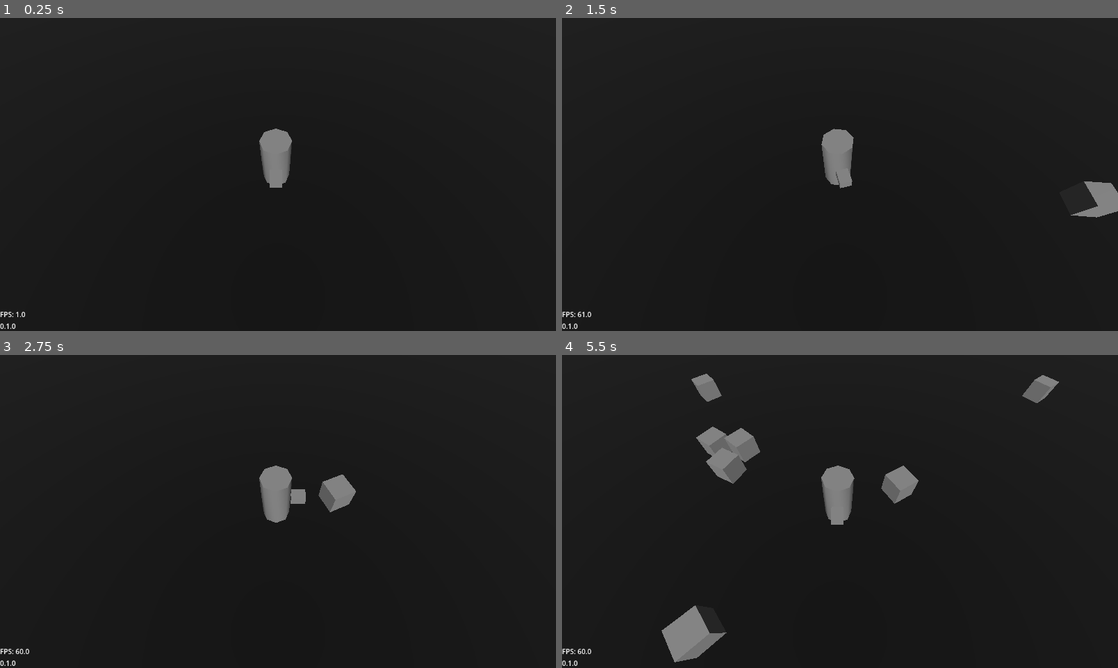
Above: before the commit, frames 1-4 (two rows, left to right).
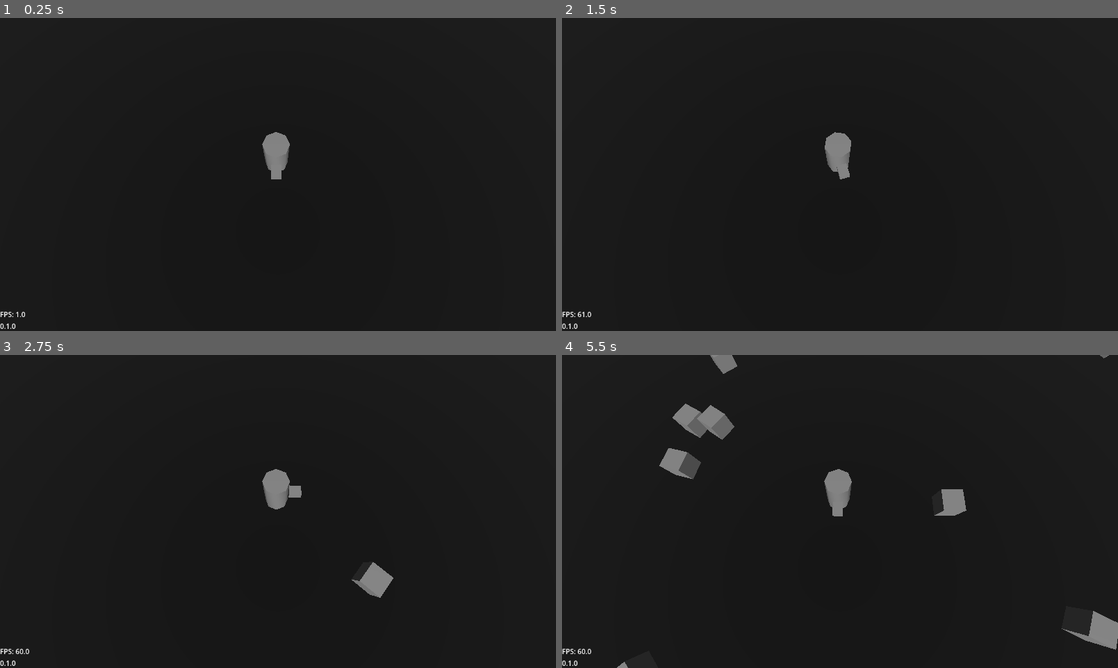
Above: after the commit, the same moments.

Repository: Grey-B/toy-defenders
Game: Godot game, scene res://src/core/main_game/main_game.tscn
Two runs of this game, one before a commit and one after it. Both use one fixed random seed, a clock stepped at 60 frames per second and the inputs below.
Inputs:
- Up to frame 1 (0.25 s): no input
- Up to frame 2 (1.5 s): tap Enter at 0.5 s; hold D (move_right) 0.53-1.28 s; tap I at 0.6, 1.35 s; hold S (move_down) from 1.28 s (still down)
- Up to frame 3 (2.75 s): release S (move_down) at 2.03 s; hold D (move_right) from 2.03 s (still down); tap I at 2.1 s
- Up to frame 4 (5.5 s): release D (move_right) at 2.78 s; hold W (move_up) 2.78-3.53 s; tap I every 0.75 s from 2.85 to 5.1 s; hold A (move_left) 3.53-5.03 s; hold S (move_down) from 5.03 s (still down)

The runs differ from the first frame. In frame 1, 0.4% of the frame differs, in the area x 46-53%, y 35-55%; in frame 2, 0.9%; in frame 3, 1.4%; in frame 4, 5.9%, in the area x 9-100%, y 0-100%.

Commit message:
MainGame now grabs focus, also pulled camera back

Diff:
--- a/src/core/main_game/main_game.gd
+++ b/src/core/main_game/main_game.gd
@@ -18,6 +18,7 @@
 
 
 func _ready() -> void:
+	get_window().grab_focus.call_deferred()
 	init_player()
 	load_level(TEST_LEVEL_1_UID)
 
--- a/src/gameplay/player/player.tscn
+++ b/src/gameplay/player/player.tscn
@@ -9,7 +9,7 @@
 [sub_resource type="Curve3D" id="Curve3D_kh5p4"]
 closed = true
 _data = {
-"points": PackedVector3Array(0, 0, 0, 0, 0, 0, -8.940706, 0.00012207031, 7.4117084, 0, 0, 0, 0, 0, 0, 9.527485, 0.00012207031, 7.098688, 0, 0, 0, 0, 0, 0, 23.693205, 0.00012207031, -16.07169, 0, 0, 0, 0, 0, 0, -24.61646, 0.00012207031, -15.8719635),
+"points": PackedVector3Array(0, 0, 0, 0, 0, 0, -12.940706, 0.00012207031, 10.411709, 0, 0, 0, 0, 0, 0, 13.527485, 0.00012207031, 10.098688, 0, 0, 0, 0, 0, 0, 23.693205, 0.00012207031, -16.07169, 0, 0, 0, 0, 0, 0, -24.61646, 0.00012207031, -15.8719635),
 "tilts": PackedFloat32Array(0, 0, 0, 0)
 }
 point_count = 4
@@ -31,11 +31,11 @@
 transform = Transform3D(1, 0, 0, 0, 1, 0, 0, 0, 1, 0, -0.19999999, 1.3)
 
 [node name="Camera3D" type="Camera3D" parent="." unique_id=1552441341]
-transform = Transform3D(1, 0, 0, 0, 0.50000006, 0.8660254, 0, -0.8660254, 0.50000006, 0.068574905, 7.810198, 3.9408832)
+transform = Transform3D(1, 0, 0, 0, 0.2588191, 0.9659258, 0, -0.9659258, 0.2588191, 0.068574905, 9.810198, 2.9408832)
 
 [node name="Path3D" type="Path3D" parent="." unique_id=1875791232]
 curve = SubResource("Curve3D_kh5p4")
 
 [node name="EnemyPathFollow" type="PathFollow3D" parent="Path3D" unique_id=2042184523]
 unique_name_in_owner = true
-transform = Transform3D(0.016946534, 0, -0.9998564, 0, 1, 0, 0.9998564, 0, 0.016946534, -8.940706, 0.00012207031, 7.4117084)
+transform = Transform3D(0.0118254395, 0, -0.9999266, 0, 1, 0, 0.9999266, 0, 0.0118254395, -12.940706, 0.00012207031, 10.411709)
